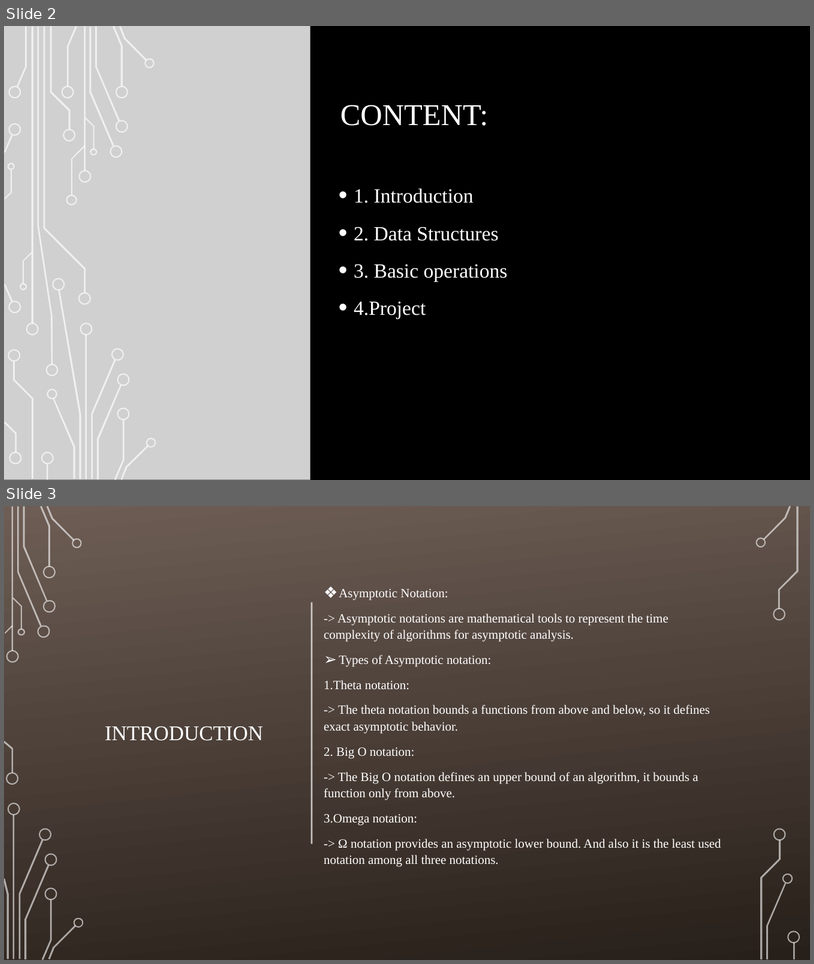
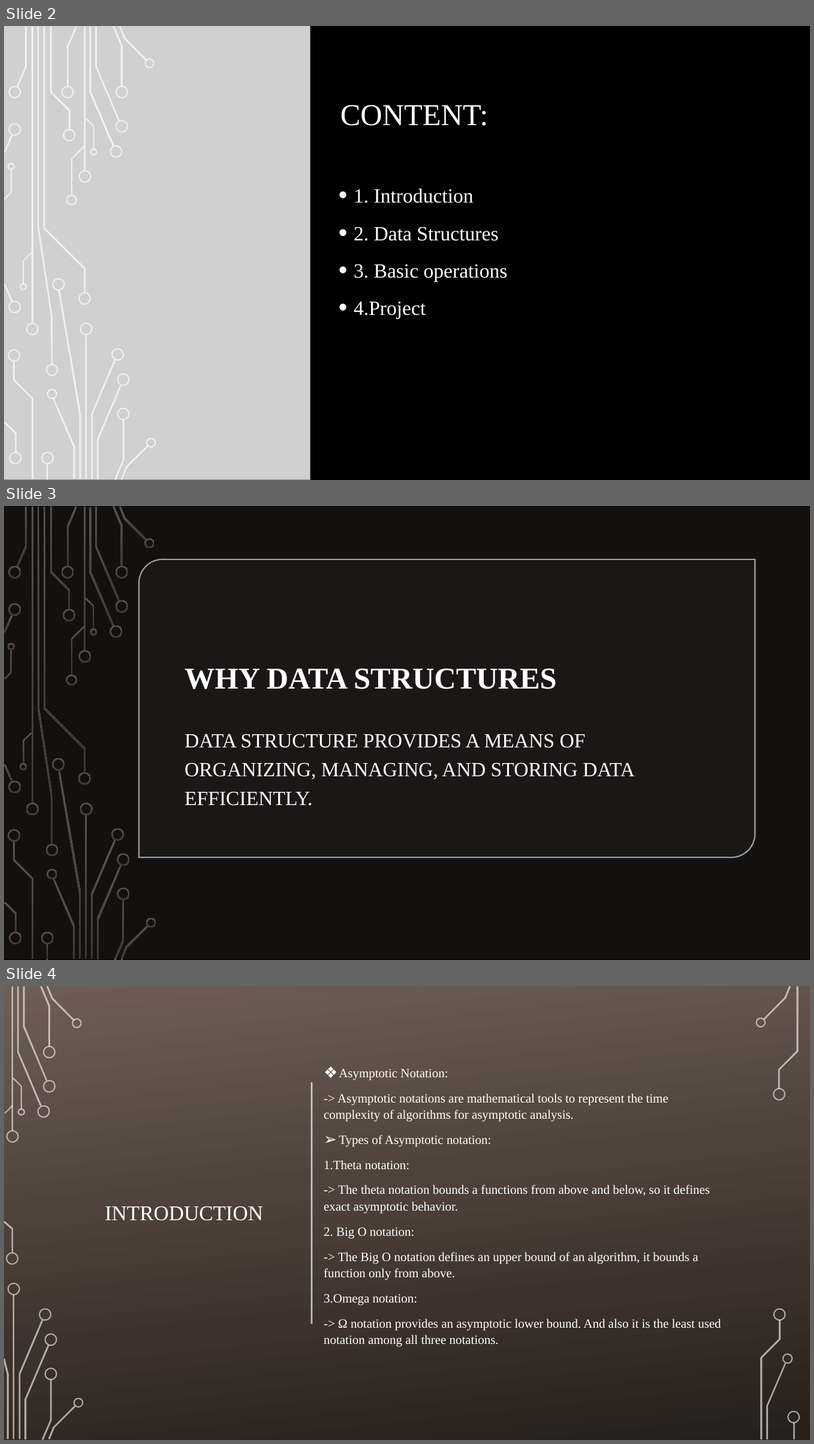
Before and after one commit to lakshmireddy999/Boggle-Game-Solver, a slide deck: project/summer training ppt.pptx. Shown one above the other, each under a label of ours: slides 2 and 3 before the commit, slides 2, 3 and 4 after it. The pictures are 814x964 and 814x1444 pixels, drawn with LibreOffice and Linux fonts; fonts in the diff are those of the drawing; grey boxes stand for pictures; background and template pictures are left out. Boxes give left, top, right and bottom in pixels: in the first picture for what was removed or moved away, otherwise in the second. Text is boxed around its words. In the diff, an @@ line names an element or a change of style, - is before the commit and + after.

```diff
--- a/project/summer training ppt.pptx
+++ b/project/summer training ppt.pptx
@@ slide 3 added at (4,506,810,960), background picture (left out) @@
@@ rectangle added at (4,506,810,959), fill #1C1815 at 70% opacity @@
@@ round diag rect added at (139,559,755,857), fill #1C1815 at 80% opacity, outline #FFFFFF 1.5 pt @@
@@ title added at (185,668,557,689), 36 pt, text #FFFFFF, bold @@
+WHY DATA STRUCTURES
@@ text added at (185,733,635,805), 24 pt, text #FFFFFF @@
+DATA STRUCTURE PROVIDES A MEANS OF ORGANIZING, MANAGING, AND STORING DATA EFFICIENTLY.
@@ group added at (4,506,156,960): 50 freeform shapes, 4 rectangles @@
@@ what was slide 3 is now slide 4 @@
```
Also in this commit, not shown: 3 slides changed, 1 other slide added, 1 other file.
